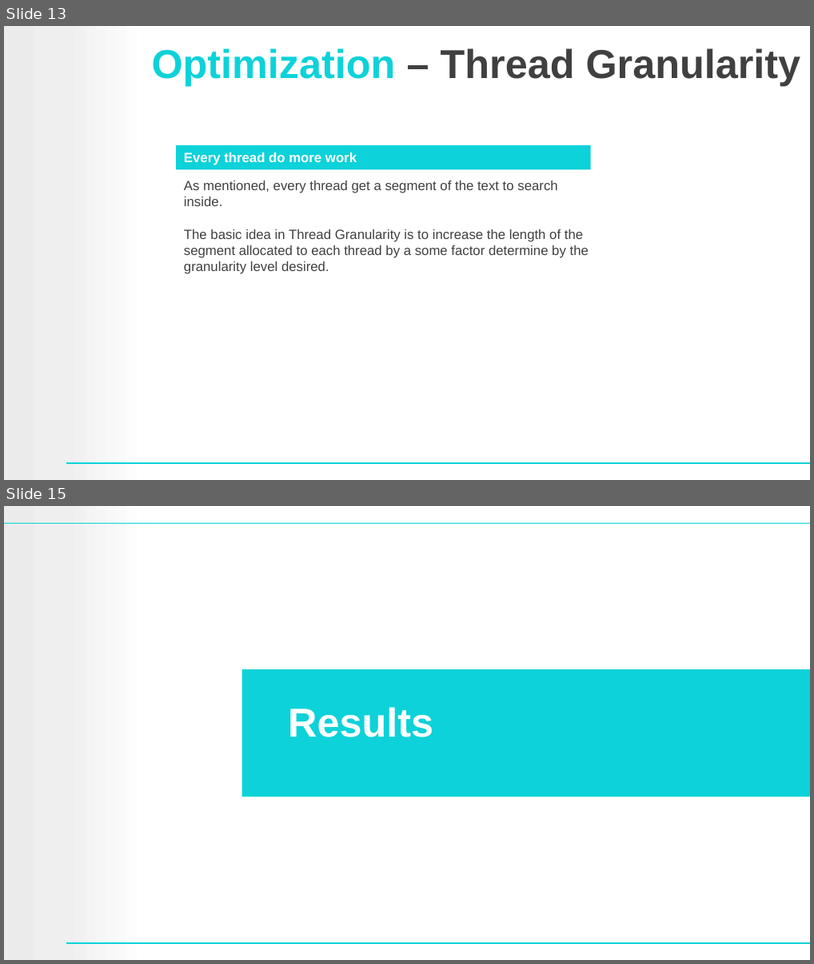
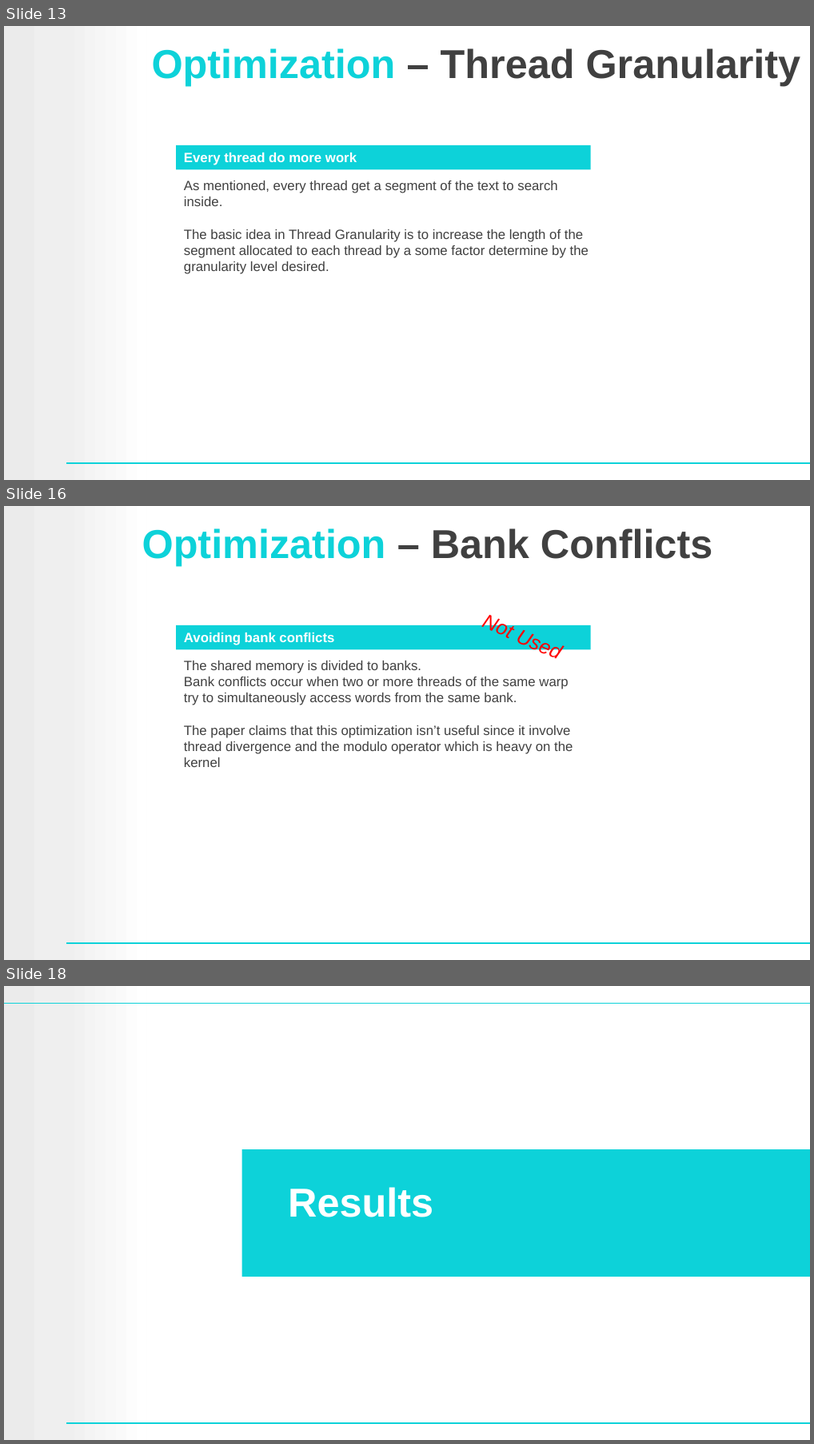
Before and after one commit to raneldan/aho-corasick, a slide deck: Aho-Corasick-Parallel.pptx. Shown one above the other, each under a label of ours: slides 13 and 15 before the commit, slides 13, 16 and 18 after it; the slides between them are not shown. The pictures are 814x964 and 814x1444 pixels, drawn with LibreOffice and Linux fonts; fonts in the diff are those of the drawing; background and template pictures are left out. Boxes give left, top, right and bottom in pixels: in the first picture for what was removed or moved away, otherwise in the second. Text is boxed around its words. In the diff, an @@ line names an element or a change of style, - is before the commit and + after.

Commit message:
added optimizations

```diff
--- a/Aho-Corasick-Parallel.pptx
+++ b/Aho-Corasick-Parallel.pptx
@@ slide 16 added at <box>4,506,810,960</box>, background #FFFFFF; not listed: 2 template elements that a slide beside it also shows @@
@@ title added at <box>142,528,713,566</box>, 36 pt, text #404040, bold @@
+Optimization – Bank Conflicts
@@ text added at <box>470,601,652,704</box>, 18 pt, text #FF0000, italic @@
+Not Used
@@ rectangle added at <box>176,625,591,649</box>, fill #0DD2D9, 12 pt, text #FFFFFF, bold @@
+Avoiding bank conflicts
@@ text added at <box>184,660,573,767</box>, 12 pt, text #404040 @@
+The shared memory is divided to banks.
+Bank conflicts occur when two or more threads of the same warp
+try to simultaneously access words from the same bank.
+The paper claims that this optimization isn’t useful since it involve thread divergence and the modulo operator which is heavy on the kernel
@@ what was slide 15 is now slide 18 @@
```
Also in this commit, not shown: 2 slides changed, 2 other slides added.
